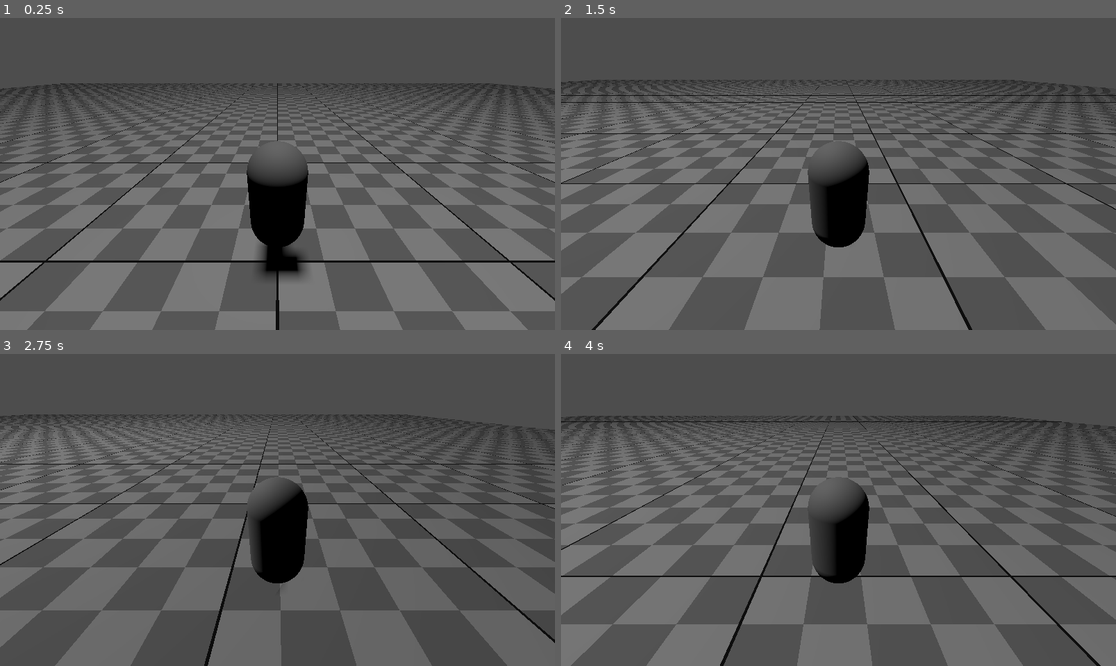
Above: before the commit, frames 1-4 (two rows, left to right).
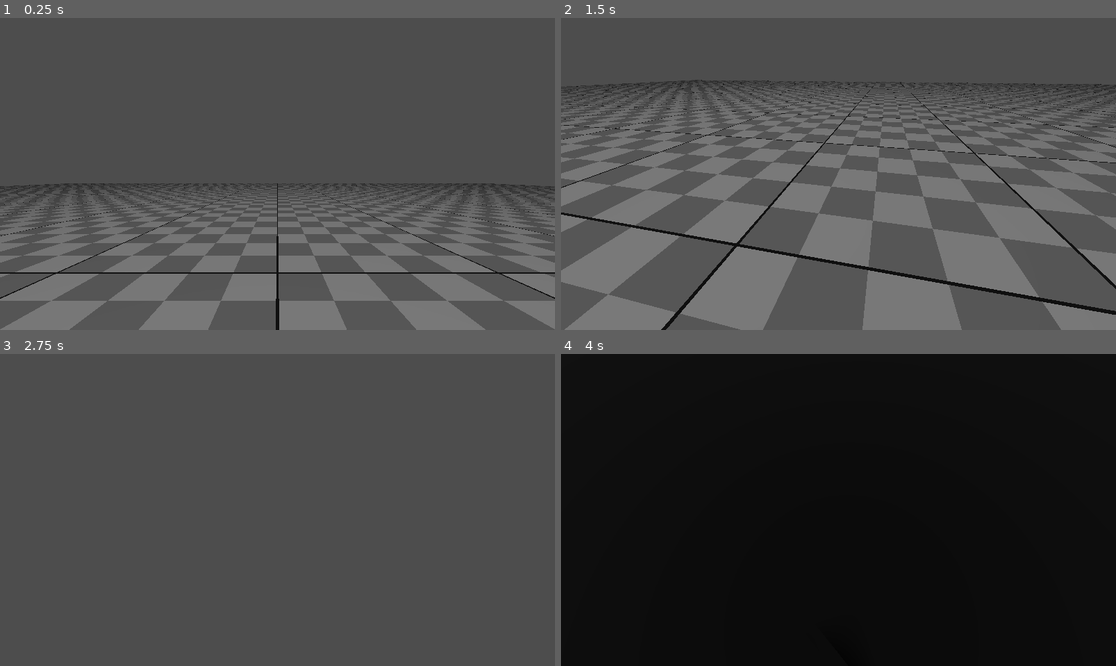
Above: after the commit, the same moments.

Repository: Aaron-Massey/untitledMazeGame
Game: Godot game, scene res://main.tscn
Same seed, same stepped clock (60 frames per second), same inputs: the game is played once before the commit and once after it.
Inputs (mouse positions are in pixels of both pictures, inside the frame that each line leads up to):
- Up to frame 1 (0.25 s): no input
- Up to frame 2 (1.5 s): tap Enter (ui_accept) at 0.5, 0.6 s; move the mouse to (960, 158) at 0.52 s; hold D (move_right) 0.53-1.28 s; tap Space (jump) at 0.77, 0.8, 1.07, 1.35 s; move the mouse to (727, 189) at 1.27 s; hold S (move_down) from 1.28 s (still down)
- Up to frame 3 (2.75 s): tap Space (jump) at 1.52, 1.82, 2.3 s; tap Enter (ui_accept) at 1.55, 2.1 s; move the mouse to (333, 441) at 2.02 s; release S (move_down) at 2.03 s; hold D (move_right) from 2.03 s (still down)
- Up to frame 4 (4 s): move the mouse to (810, 572) at 2.77 s; release D (move_right) at 2.78 s; hold W (move_up) 2.78-3.53 s; tap Enter (ui_accept) at 2.85 s; tap Space (jump) at 3.02, 3.32, 3.6, 3.77 s; move the mouse to (1005, 556) at 3.52 s; hold A (move_left) from 3.53 s (still down)

The runs differ from the first frame. In frame 1, 40% of the frame differs, in the area x 0-100%, y 20-100%; in frame 2, 37%; in frame 3, 26%; in frame 4, 97%, in the area x 0-100%, y 0-100%.

Commit message:
added motion and looking

Diff:
--- a/main.tscn
+++ b/main.tscn
@@ -7,6 +7,9 @@
 
 [node name="CharacterBody3D" parent="." unique_id=194776046 instance=ExtResource("2_a0tk4")]
 transform = Transform3D(1, 0, 0, 0, 1, 0, 0, 0, 1, 0, 1.9676371, 0)
+acceleration = 5.0
+deceleration = 7.0
+topSpeed = 10.0
 
 [node name="TestMap" parent="." unique_id=609011090 instance=ExtResource("2_0xm2m")]
 transform = Transform3D(1, 0, 0, 0, 1, 0, 0, 0, 1, -0.06508255, 0, 0.021953583)
--- a/playerCharacter/Character.tscn
+++ b/playerCharacter/Character.tscn
@@ -6,14 +6,20 @@
 
 [sub_resource type="CapsuleMesh" id="CapsuleMesh_to3e8"]
 
+[sub_resource type="Skin" id="Skin_bli80"]
+
 [node name="CharacterBody3D" type="CharacterBody3D" unique_id=194776046]
 script = ExtResource("1_bli80")
+acceleration = 100.0
+deceleration = 135.0
+topSpeed = 1000.0
 
 [node name="Camera3D" type="Camera3D" parent="." unique_id=1477866470]
-transform = Transform3D(1, 0, 0, 0, 0.88197064, 0.47130436, 0, -0.47130436, 0.88197064, 0, 2.047124, 2.966744)
+transform = Transform3D(1, 0, 0, 0, 1, 0, 0, 0, 1, 0, 0.56502163, -0.40261674)
 
 [node name="CollisionShape3D" type="CollisionShape3D" parent="." unique_id=1377346651]
 shape = SubResource("CapsuleShape3D_to3e8")
 
 [node name="MeshInstance3D" type="MeshInstance3D" parent="." unique_id=2124359531]
 mesh = SubResource("CapsuleMesh_to3e8")
+skin = SubResource("Skin_bli80")
--- a/playerCharacter/character.gd
+++ b/playerCharacter/character.gd
@@ -1,29 +1,66 @@
 extends CharacterBody3D
 @export_category("Movement")
-@export var acceleration = 10
+@export var acceleration = 10.0
 @export var deceleration = 15.0
 @export var topSpeed = 100.0
 @export var jumpVelocity = 4.5
+@export_category("Camera Settings")
+@export var FOV : float = 75
+@export var TILT_LOWER_LIMIT : float = -90
+@export var TILT_UPPER_LIMIT : float = 90
+@export var MOUSE_SENSITIVITY : float = 0.5
 
+
+@onready var CAMERA_CONTROLLER = $Camera3D
+
+var _yaw_input : float #Camera left and right
+var _pitch_input : float #Camera up and down
+
+func _ready() -> void:
+	CAMERA_CONTROLLER.fov = FOV;
+	Input.mouse_mode = Input.MOUSE_MODE_CAPTURED
+
+func _unhandled_input(event: InputEvent) -> void:
+	if event is InputEventMouseMotion and Input.mouse_mode == Input.MOUSE_MODE_CAPTURED:
+		_yaw_input += -event.relative.x * MOUSE_SENSITIVITY
+		_pitch_input += -event.relative.y * MOUSE_SENSITIVITY
 
 func _physics_process(delta: float) -> void:
 	# Add the gravity.
 	if not is_on_floor():
 		velocity += get_gravity() * delta
 
+	move(delta)
+	updateCamera(delta)
+	move_and_slide()
+
+
+func move(delta) -> void:
 	# Handle jump.
-	if Input.is_action_just_pressed("ui_accept") and is_on_floor():
+	if Input.is_action_just_pressed("jump") and is_on_floor():
 		velocity.y = jumpVelocity
 
-	# Get the input direction and handle the movement/deceleration.a
-	# As good practice, you should replace UI actions with custom gameplay actions.
+	# Get the input direction and handle the movement/deceleration.
 	var input_dir := Input.get_vector("move_left", "move_right", "move_up", "move_down")
 	var direction := (transform.basis * Vector3(input_dir.x, 0, input_dir.y)).normalized()
+
 	if direction:
-		velocity.x = move_toward(direction.x, direction.x * topSpeed, acceleration)
-		velocity.z = move_toward(direction.z, direction.z * topSpeed, acceleration)
+		# FIX: Start from velocity.x/z, not direction.x/z
+		velocity.x = move_toward(velocity.x, direction.x * topSpeed, acceleration * delta)
+		velocity.z = move_toward(velocity.z, direction.z * topSpeed, acceleration * delta)
 	else:
-		velocity.x = move_toward(velocity.x, 0, deceleration)
-		velocity.z = move_toward(velocity.z, 0, deceleration)
+		# FIX: Multiply deceleration by delta for framerate independence
+		velocity.x = move_toward(velocity.x, 0, deceleration * delta)
+		velocity.z = move_toward(velocity.z, 0, deceleration * delta)
 
-	move_and_slide()
+func updateCamera(delta) -> void:
+	rotate_y(deg_to_rad(_yaw_input))
+
+	CAMERA_CONTROLLER.rotate_x(deg_to_rad(_pitch_input))
+
+	var lowerLimit = deg_to_rad(TILT_LOWER_LIMIT)
+	var upperLimit = deg_to_rad(TILT_UPPER_LIMIT)
+	CAMERA_CONTROLLER.rotation.x = clamp(CAMERA_CONTROLLER.rotation.x, lowerLimit, upperLimit)
+
+	_yaw_input = 0.0
+	_pitch_input = 0.0
--- a/playerCharacter/player.gd
+++ /dev/null
@@ -1,21 +0,0 @@
-extends RigidBody3D
-
-
-# Called when the node enters the scene tree for the first time.
-func _ready() -> void:
-	pass # Replace with function body.
-
-
-# Called every frame. 'delta' is the elapsed time since the previous frame.
-func _process(delta: float) -> void:
-	pass
-
-func _update() -> void:
-	if(KEY_W):
-		self.position[0] += .01;
-	if(KEY_A):
-		self.position[1] -= .01;
-	if(KEY_S):
-		self.position[0] -= .01;
-	if(KEY_D):
-		self.position[1] += .01;
--- a/project.godot
+++ b/project.godot
@@ -14,6 +14,13 @@
 run/main_scene="uid://ddf3rnkg4j1ua"
 config/features=PackedStringArray("4.6", "GL Compatibility")
 config/icon="res://icon.svg"
+
+[display]
+
+window/size/viewport_width=1920
+window/size/viewport_height=1080
+window/size/borderless=true
+window/vsync/vsync_mode=0
 
 [input]
 
@@ -48,6 +55,11 @@
 ]
 }
 
+[layer_names]
+
+3d_render/layer_1="Player"
+3d_render/layer_2="Ground"
+
 [physics]
 
 3d/physics_engine="Jolt Physics"
Not shown, removed: playerCharacter/player.gd.uid
